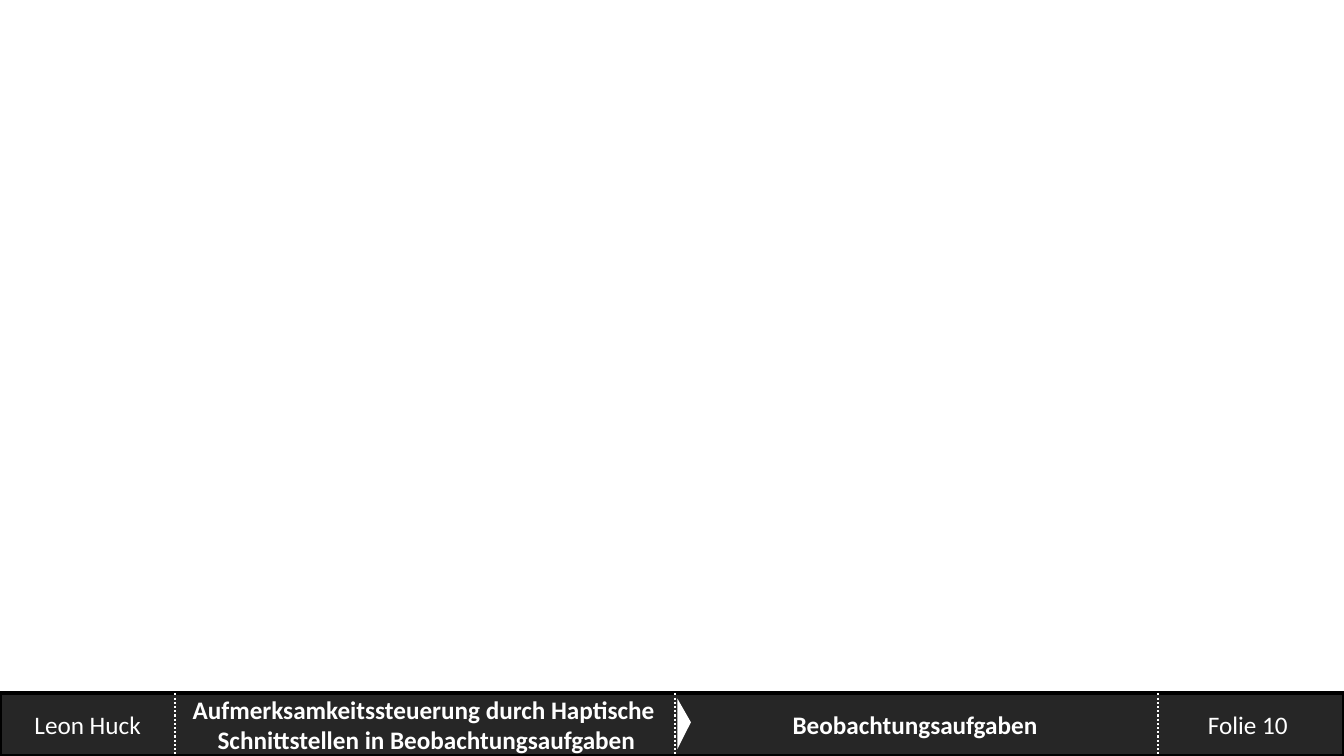
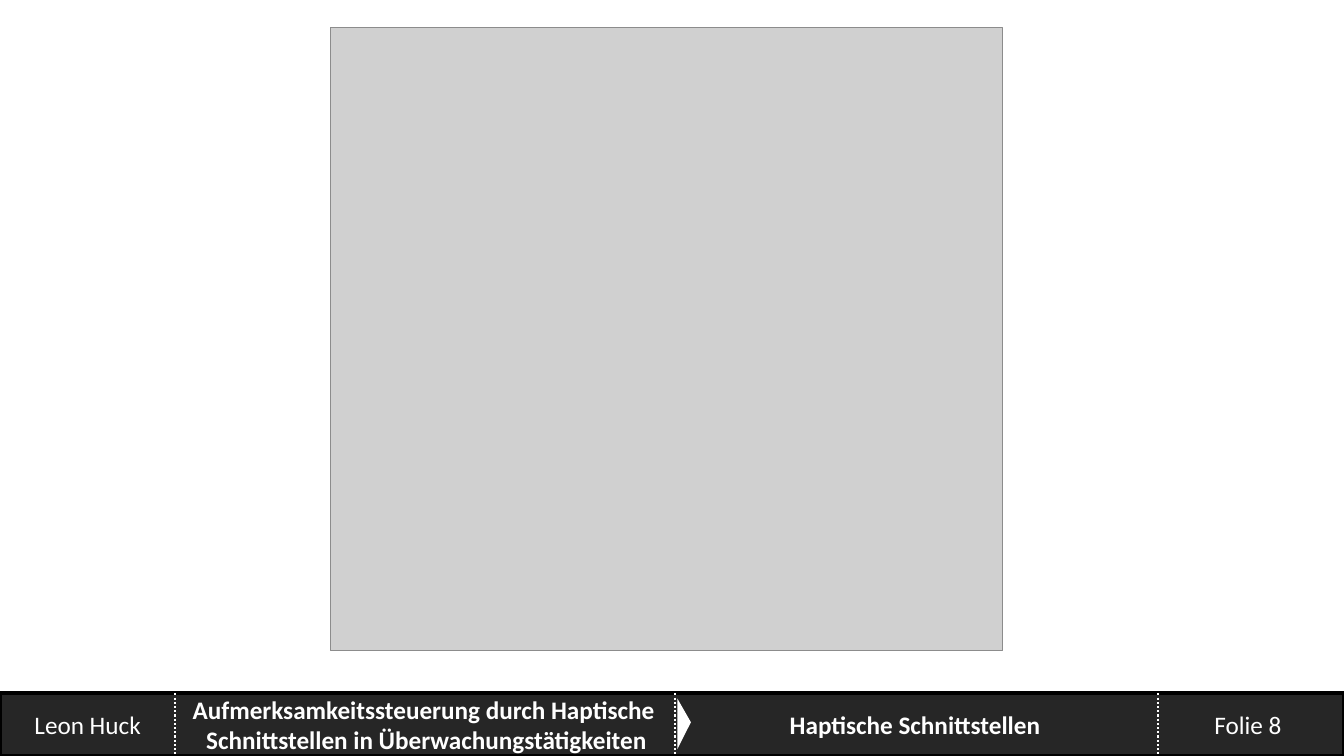
Before and after one commit to SaturnnrutaS/Proseminar-Mobile-Computing, a slide deck: slide 8 of 3 - Präsentation/Proseminar - Arbeitspräsentation.pptx (slide 10 before the commit). Drawn at 1344x756 pixels with LibreOffice and Linux fonts; fonts in the diff are those of the drawing; grey boxes stand for pictures; background and template pictures are left out. Boxes give left, top, right and bottom in pixels: in the first picture for what was removed or moved away, otherwise in the second. Text is boxed around its words. In the diff, an @@ line names an element or a change of style, - is before the commit and + after.

```diff
--- a/3 - Präsentation/Proseminar - Arbeitspräsentation.pptx
+++ b/3 - Präsentation/Proseminar - Arbeitspräsentation.pptx
@@ picture added at (x1=331, y1=27, x2=1003, y2=650) @@
@@ text in rectangle at (x1=193, y1=701, x2=654, y2=754): text changed @@
-Aufmerksamkeitssteuerung durch Haptische
-Schnittstellen in Beobachtungsaufgaben
+Aufmerksamkeitssteuerung durch Haptische
+Schnittstellen in Überwachungstätigkeiten
@@ text in rectangle at (x1=790, y1=716, x2=1040, y2=738): text changed @@
-Beobachtungsaufgaben
+Haptische Schnittstellen
@@ page number at (x1=1214, y1=716, x2=1282, y2=734): text changed @@
-Folie 10
+Folie 8
```
Also in this commit, not shown: 8 other slides changed, 29 slides added, 5 slides removed, 10 other files.
